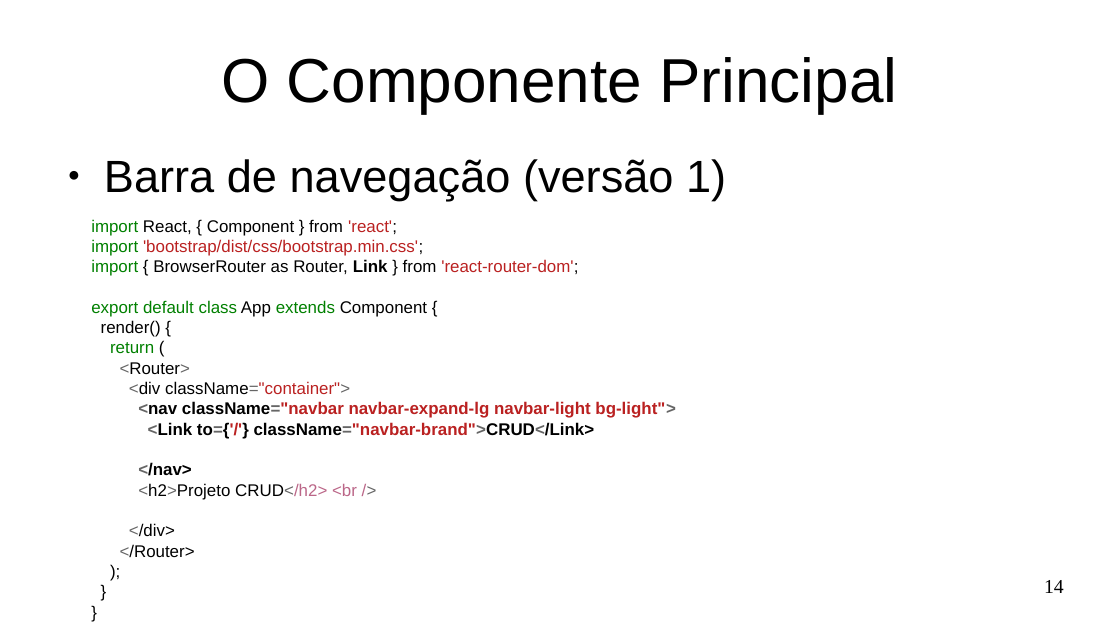
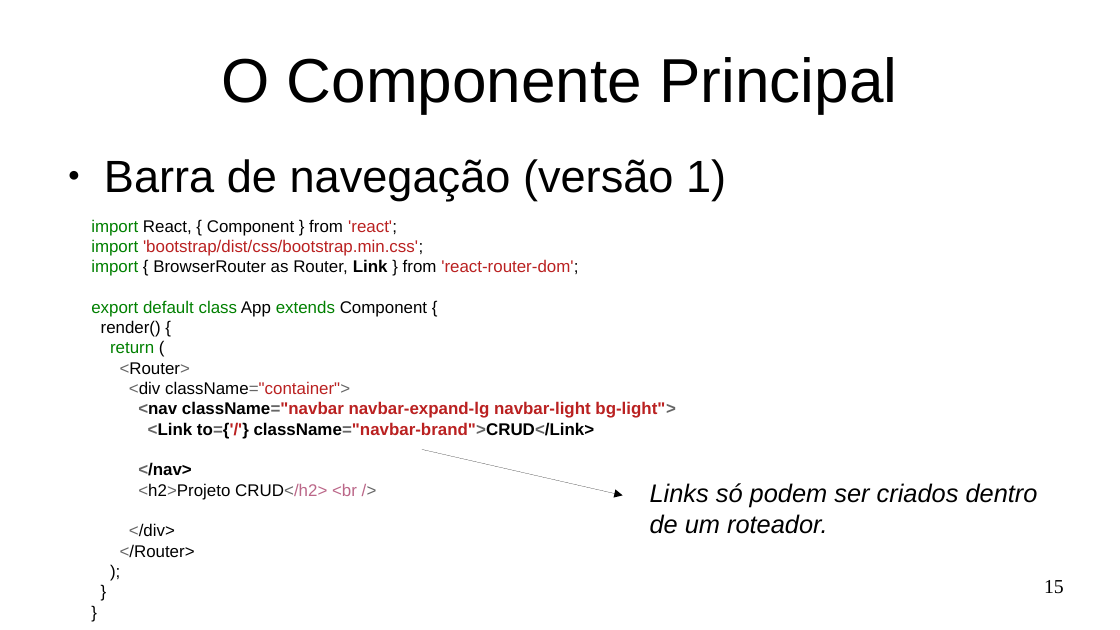
Before and after one commit to Marques-Dev/WEB_2020-1, a slide deck: slide 15 of SLIDES/aula03.odp (slide 14 before the commit). Drawn at 1120x630 pixels with LibreOffice and Linux fonts; fonts in the diff are those of the drawing. Boxes give left, top, right and bottom in pixels: in the first picture for what was removed or moved away, otherwise in the second. Text is boxed around its words. In the diff, an @@ line names an element or a change of style, - is before the commit and + after.

```diff
--- a/SLIDES/aula03.odp
+++ b/SLIDES/aula03.odp
@@ arrow added from (422, 449) to (623, 496), #000000 0 pt @@
@@ text added at (650,483,1038,534), 18 pt, text #000000, italic @@
+Links só podem ser criados dentro
+de um roteador.
@@ page number at (1044,580,1064,594): text changed @@
-14
+15
```
Also in this commit, not shown: 7 other slides changed, 22 slides added, 8 other files.
